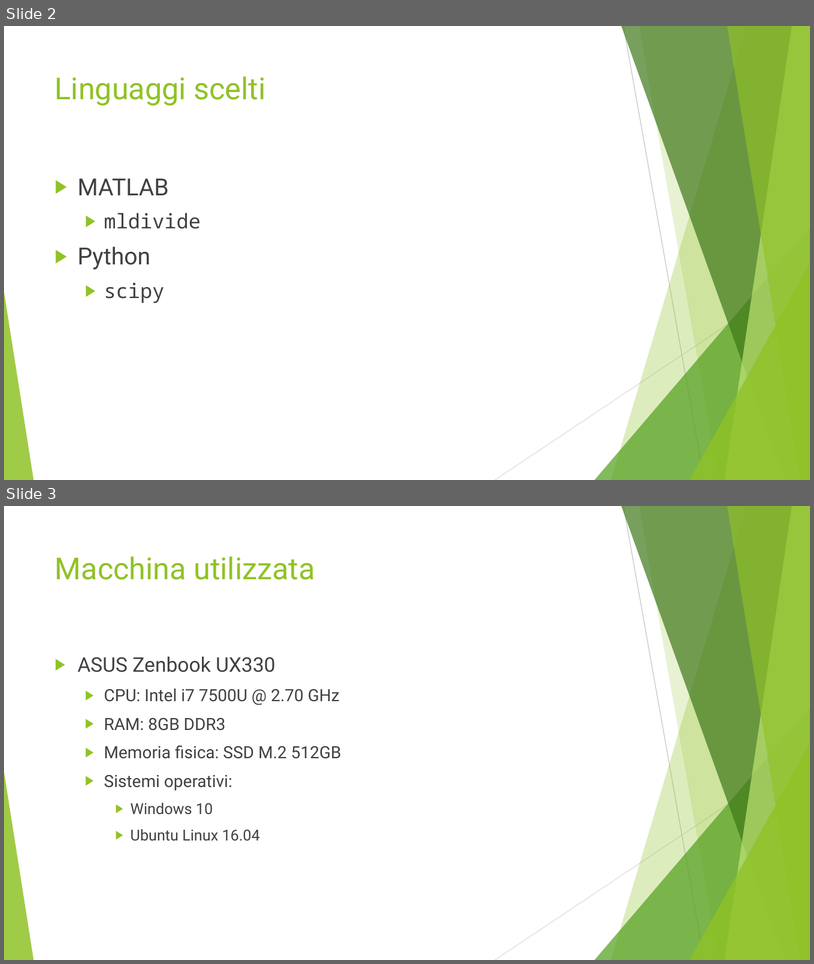
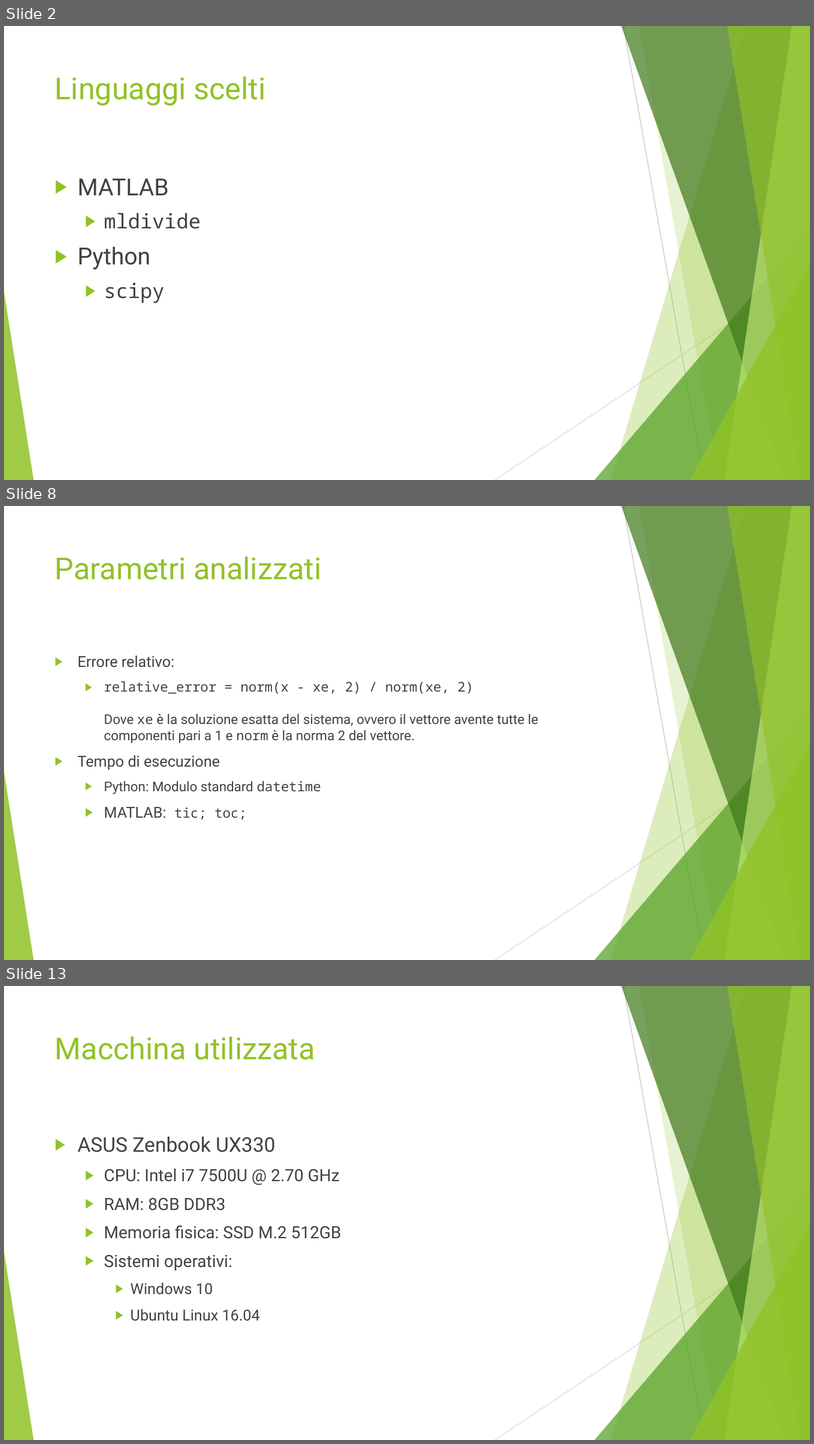
Before and after one commit to CostantiniMatteo/progetto-mcs, a slide deck: presentazione.pptx. Shown one above the other, each under a label of ours: slides 2 and 3 before the commit, slides 2, 8 and 13 after it; the slides between them are not shown. The pictures are 814x964 and 814x1444 pixels, drawn with LibreOffice and Linux fonts; fonts in the diff are those of the drawing. Boxes give left, top, right and bottom in pixels: in the first picture for what was removed or moved away, otherwise in the second. Text is boxed around its words. In the diff, an @@ line names an element or a change of style, - is before the commit and + after.

```diff
--- a/presentazione.pptx
+++ b/presentazione.pptx
@@ slide 8 added at (4, 506, 810, 960), background #FFFFFF; not listed: 10 template elements that a slide beside it also shows @@
@@ title added at (55, 556, 321, 580), 36 pt, text #90C226 @@
+Parametri analizzati
@@ text added at (78, 655, 539, 819), 16 pt, text #404040 @@
+▶ Errore relativo:
+  ▶ relative_error = norm(x - xe, 2) / norm(xe, 2)
+    Dove xe è la soluzione esatta del sistema, ovvero il vettore avente tutte le componenti pari a 1 e norm è la norma 2 del vettore.
+▶ Tempo di esecuzione
+  ▶ Python: Modulo standard datetime
+  ▶ MATLAB: tic; toc;
@@ what was slide 3 is now slide 13 @@
```
Also in this commit, not shown: 2 slides changed, 7 other slides added, 2 other files.
